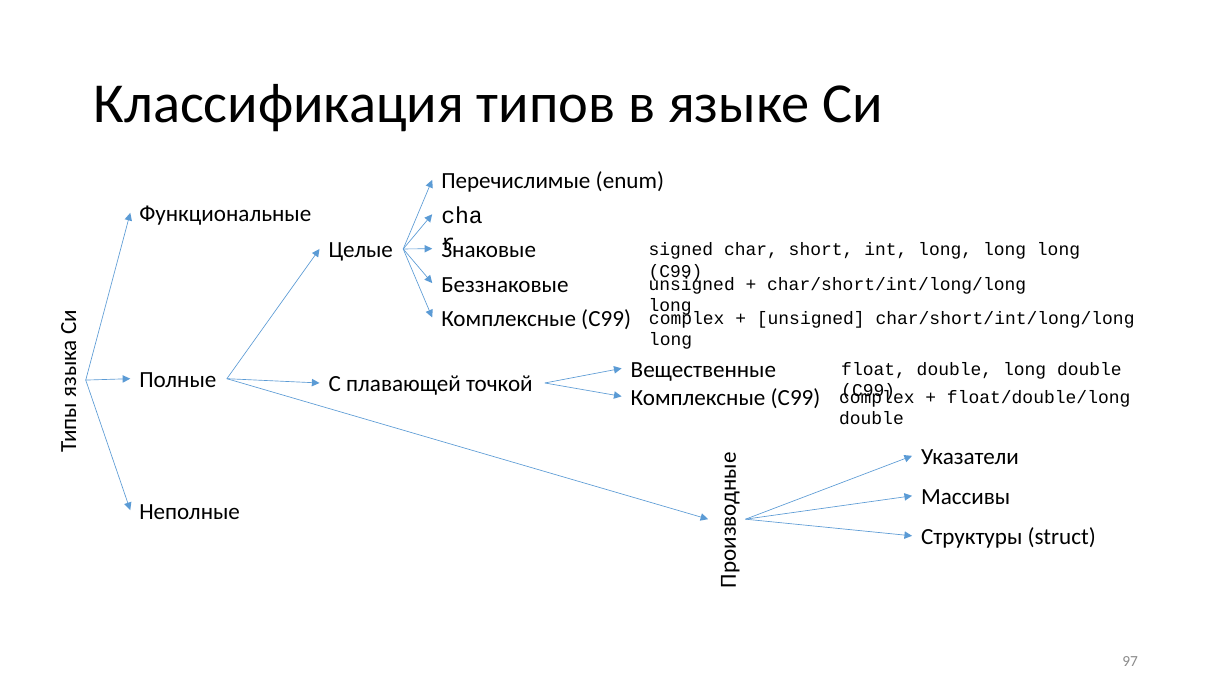
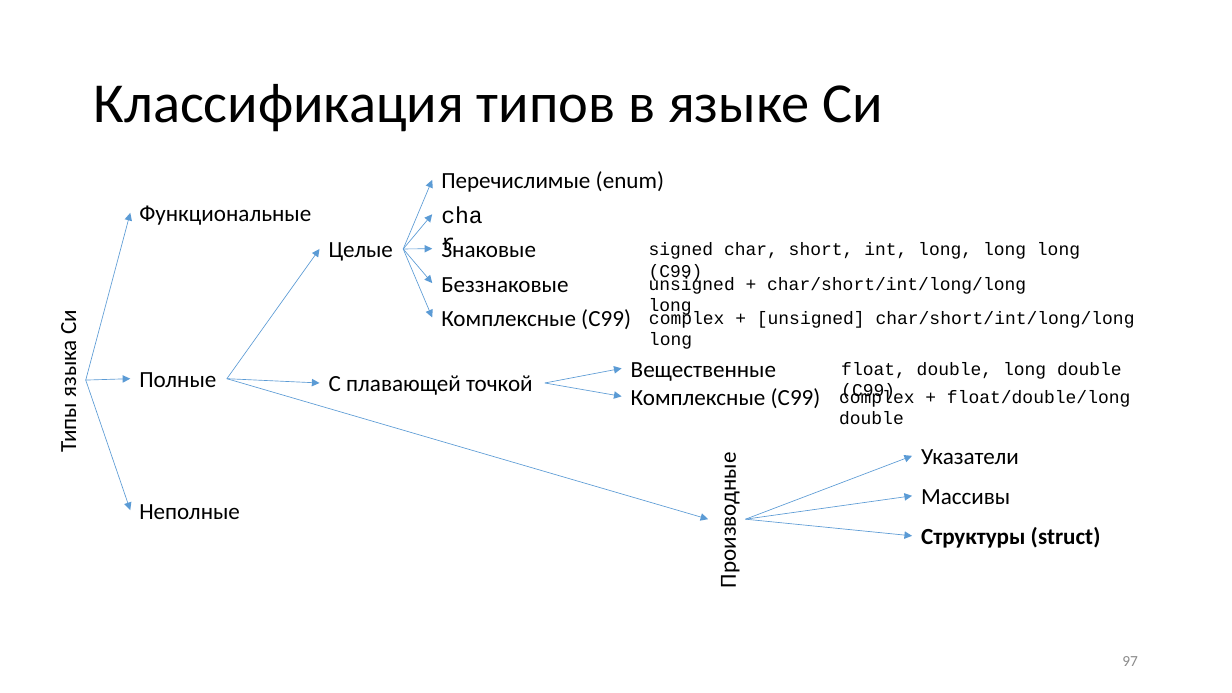
Before and after one commit to Evgueni-Petrov-aka-espetrov/Algorithms-and-Programming-in-C-pptx, a slide deck: slide 97 of 03.5 Типы языка С.pptx. Drawn at 1232x693 pixels with LibreOffice and Linux fonts; fonts in the diff are those of the drawing. Boxes give left, top, right and bottom in pixels: in the first picture for what was removed or moved away, otherwise in the second. Text is boxed around its words. In the diff, an @@ line names an element or a change of style, - is before the commit and + after.

Commit message:
сделал подсветку текущего узла в классификации типов

```diff
--- a/03.5 Типы языка С.pptx
+++ b/03.5 Типы языка С.pptx
@@ text "Структуры (struct)" at [921,527,1101,548]: bold on @@
```
Also in this commit, not shown: 20 other slides changed.
